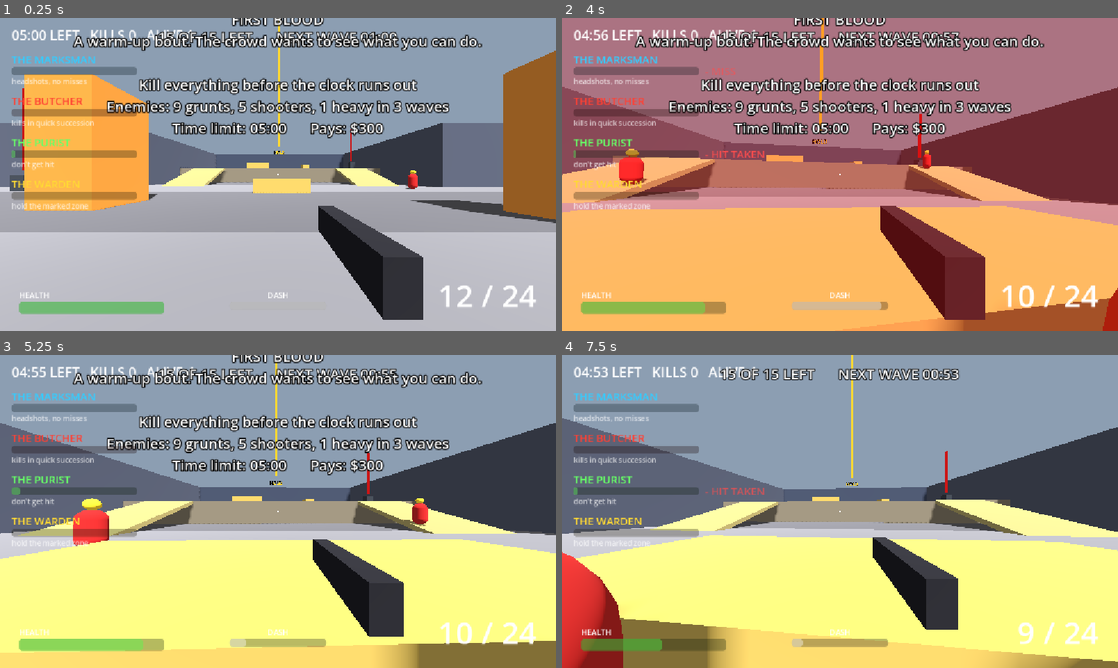
Above: before the commit, frames 1-4 (two rows, left to right).
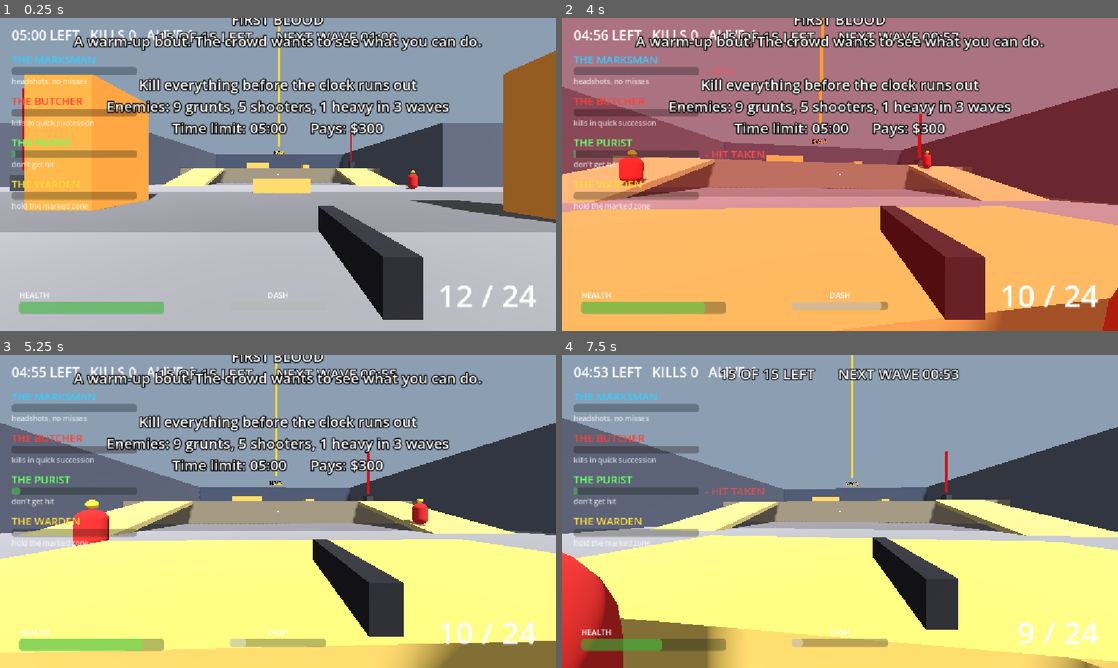
Above: after the commit, the same moments.

Repository: CaptainTiki/Arena
Game: Godot game, scene res://arena/arena.tscn
Two runs of this game, one before a commit and one after it. Both use one fixed random seed, a clock stepped at 60 frames per second and the inputs below.
Inputs (mouse positions are in pixels of both pictures, inside the frame that each line leads up to):
- Up to frame 1 (0.25 s): no input
- Up to frame 2 (4 s): move the mouse to (867, 174) at 0.52 s; hold Space (dash) 0.53-1.28 s; hold W (move_forward) from 0.53 s (still down); move the mouse to (812, 174) at 1.27 s; click (812, 174) at 1.35 s; move the mouse to (851, 168) at 2.02 s; hold Shift (sprint) 2.03-2.78 s; move the mouse to (834, 180) at 2.77 s; tap Space (dash) at 2.85 s; move the mouse to (878, 177) at 3.52 s; press the mouse at (878, 177) at 3.53 s
- Up to frame 3 (5.25 s): keep holding W (move_forward); move the mouse to (233, 508) at 4.27 s; release the mouse at (233, 508) at 4.28 s; tap Shift (sprint) at 4.35 s; move the mouse to (283, 511) at 5.02 s; hold Space (dash) from 5.03 s (still down)
- Up to frame 4 (7.5 s): move the mouse to (817, 505) at 5.77 s; release W (move_forward) at 5.78 s; release Space (dash) at 5.78 s; hold D (move_right) 5.78-6.53 s; click (817, 505) at 5.85 s; move the mouse to (867, 511) at 6.52 s; hold Shift (sprint) 6.53-7.28 s; hold W (move_forward) from 6.53 s (still down); move the mouse to (812, 511) at 7.27 s; tap Space (dash) at 7.35 s

The runs differ from the first frame. In frame 1, less than 0.1% of the frame differs, in the area x 73-75%, y 48-50%; in frame 2, 0.4%; in frame 3, 0.8%, in the area x 14-82%, y 45-100%; in frame 4, 0.7%.

Commit message:
Pivot correction: pistol damage back to 10, enemy health doubled, smaller heads

Diff:
--- a/enemy/enemy.tscn
+++ b/enemy/enemy.tscn
@@ -17,14 +17,14 @@
 albedo_color = Color(0.7, 0.15, 0.15, 1)
 
 [sub_resource type="SphereMesh" id="SphereMesh_head"]
-radius = 0.25
-height = 0.5
+radius = 0.18
+height = 0.36
 
 [sub_resource type="StandardMaterial3D" id="StandardMaterial3D_head"]
 albedo_color = Color(0.95, 0.8, 0.2, 1)
 
 [sub_resource type="SphereShape3D" id="SphereShape3D_head"]
-radius = 0.25
+radius = 0.18
 
 [node name="Enemy" type="CharacterBody3D"]
 collision_layer = 4
--- a/enemy/grunt.tres
+++ b/enemy/grunt.tres
@@ -5,7 +5,7 @@
 [resource]
 script = ExtResource("1_data")
 attack_style = 0
-max_health = 40.0
+max_health = 80.0
 move_speed = 5.0
 speed_variance = 0.15
 acceleration = 30.0
--- a/enemy/heavy.tres
+++ b/enemy/heavy.tres
@@ -5,7 +5,7 @@
 [resource]
 script = ExtResource("1_data")
 attack_style = 1
-max_health = 140.0
+max_health = 280.0
 move_speed = 3.4
 speed_variance = 0.05
 acceleration = 12.0
--- a/enemy/heavy.tscn
+++ b/enemy/heavy.tscn
@@ -17,14 +17,14 @@
 albedo_color = Color(0.4, 0.15, 0.5, 1)
 
 [sub_resource type="SphereMesh" id="SphereMesh_head"]
-radius = 0.35
-height = 0.7
+radius = 0.25
+height = 0.5
 
 [sub_resource type="StandardMaterial3D" id="StandardMaterial3D_head"]
 albedo_color = Color(0.95, 0.8, 0.2, 1)
 
 [sub_resource type="SphereShape3D" id="SphereShape3D_head"]
-radius = 0.35
+radius = 0.25
 
 [sub_resource type="StandardMaterial3D" id="StandardMaterial3D_arm"]
 albedo_color = Color(0.25, 0.1, 0.32, 1)
--- a/enemy/shooter.tres
+++ b/enemy/shooter.tres
@@ -5,7 +5,7 @@
 [resource]
 script = ExtResource("1_data")
 attack_style = 2
-max_health = 20.0
+max_health = 40.0
 move_speed = 4.0
 speed_variance = 0.1
 acceleration = 30.0
--- a/enemy/shooter.tscn
+++ b/enemy/shooter.tscn
@@ -17,14 +17,14 @@
 albedo_color = Color(0.1, 0.6, 0.6, 1)
 
 [sub_resource type="SphereMesh" id="SphereMesh_head"]
-radius = 0.25
-height = 0.5
+radius = 0.18
+height = 0.36
 
 [sub_resource type="StandardMaterial3D" id="StandardMaterial3D_head"]
 albedo_color = Color(0.95, 0.8, 0.2, 1)
 
 [sub_resource type="SphereShape3D" id="SphereShape3D_head"]
-radius = 0.25
+radius = 0.18
 
 [node name="Shooter" type="CharacterBody3D"]
 collision_layer = 4
--- a/weapon/pistol.tres
+++ b/weapon/pistol.tres
@@ -4,8 +4,8 @@
 
 [resource]
 script = ExtResource("1_data")
-damage = 20.0
-headshot_multiplier = 2.0
+damage = 10.0
+headshot_multiplier = 8.0
 max_range = 200.0
 knockback = 4.0
 headshot_knockback_multiplier = 2.0
